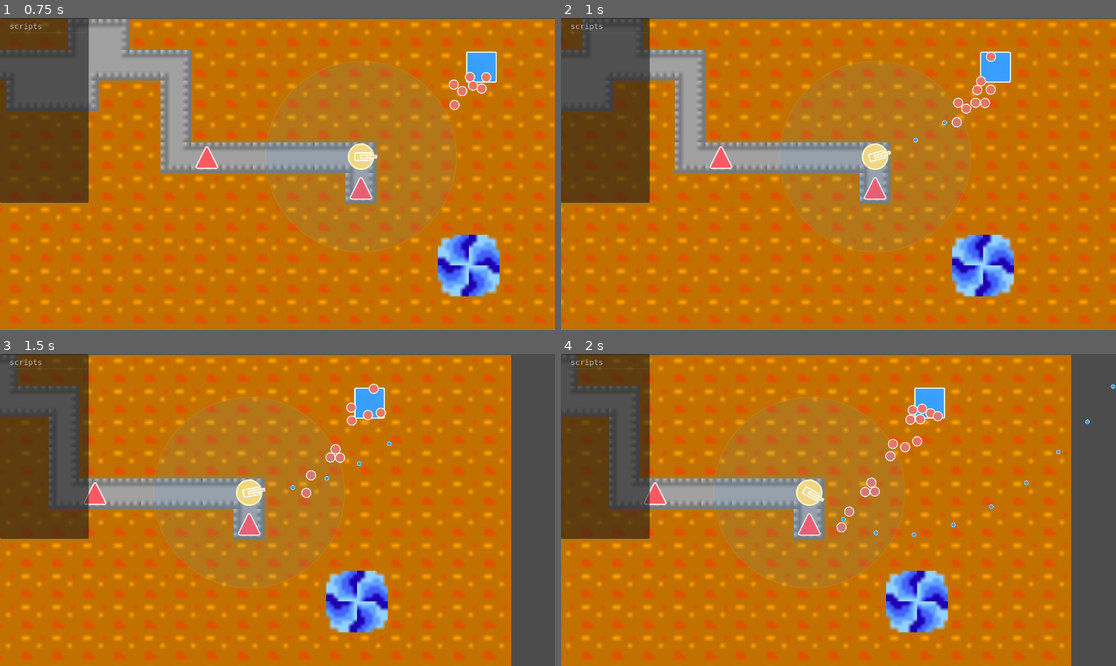
Above: before the commit, frames 1-4 (two rows, left to right).
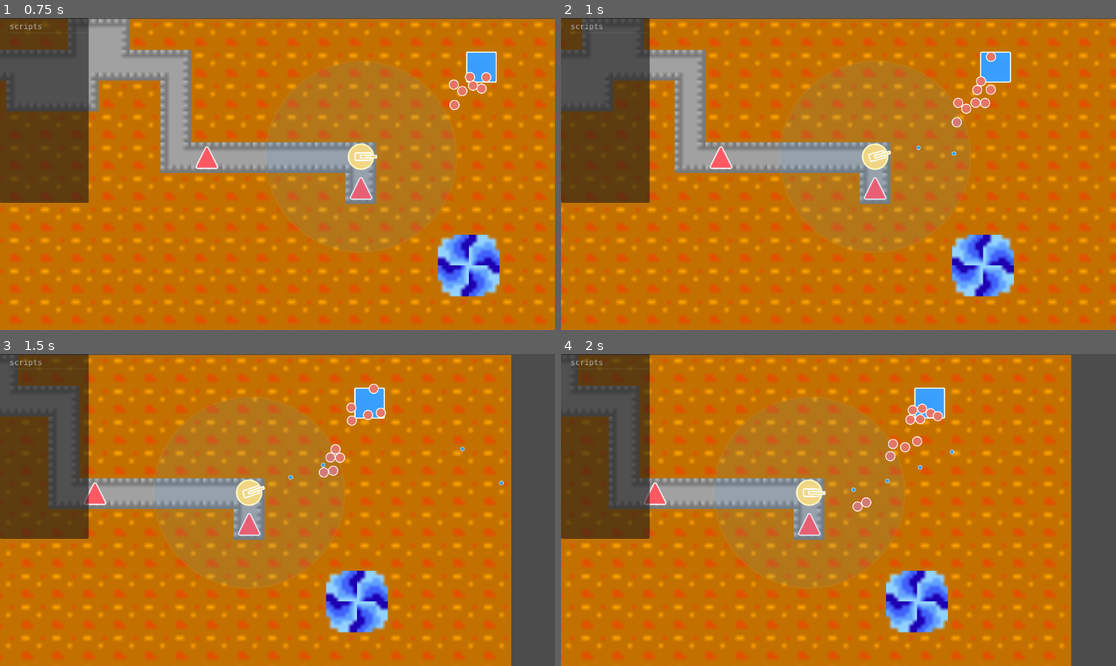
Above: after the commit, the same moments.

Repository: EEEEEEEEthan/BotDefence
Game: Godot game, scene res://Game.tscn
The game is run twice, just before and just after one commit, with the same random seed, the same clock (stepped at 60 frames per second) and the same inputs.
Inputs (mouse positions are in pixels of both pictures, inside the frame that each line leads up to):
- Up to frame 1 (0.75 s): tap Enter at 0.5 s; move the mouse to (399, 158) at 0.52 s; hold D from 0.53 s (still down); hold Ctrl from 0.53 s (still down); click (399, 158) at 0.67 s
- Up to frame 2 (1 s): keep holding D; keep holding Ctrl
- Up to frame 3 (1.5 s): release D at 1.25 s; release Ctrl at 1.25 s; drag from (166, 525) to (360, 453) at 1.27 s
- Up to frame 4 (2 s): no input

Frame 1 is identical in both runs. In frame 2, less than 0.1% of the frame differs, in the area x 63-72%, y 32-45%; in frame 3, 0.3%; in frame 4, 0.6%, in the area x 43-100%, y 9-59%.

Commit message:
机枪塔子弹沿塔身正前方发射
改用 global_transform.x 作为飞行方向，不再用枪口到敌人的连线，与塔旋转后的枪口朝向一致。

Made-with: Cursor

Diff:
--- a/Tower/MachineGunTower.gd
+++ b/Tower/MachineGunTower.gd
@@ -27,11 +27,12 @@
 	var target_monster: Node2D = highest_priority_monster
 	if target_monster == null:
 		return
-	_spawn_bullet_toward(target_monster)
+	_spawn_bullet_forward()
 
 
-func _spawn_bullet_toward(target_monster: Node2D) -> void:
-	var direction: Vector2 = target_monster.global_position - _fire_origin.global_position
+## 沿塔身正前方（本地 +X）发射，与枪口朝向一致。
+func _spawn_bullet_forward() -> void:
+	var direction: Vector2 = global_transform.x.normalized()
 	if direction.length_squared() <= 0.0001:
 		return
 	var bullet: Node2D = _bullet_scene.instantiate() as Node2D
